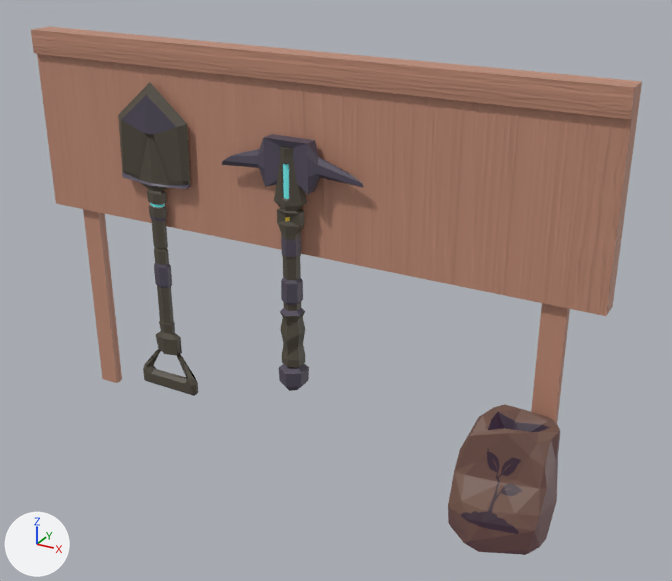
Before and after pictures for a commit that changed the glTF model assets/tools.glb.
Camera for both pictures: a camera (50 mm lens) standing at (12.67, 1.81, 5.18) and looking at (9.08, 8.32, 1.92). Lighting does not change. The marker at lower left points along +X, +Y and +Z. The picture after the commit comes second. Where no turn or scale is listed for an object, it has been applied to the vertices. Vertices at exactly the same position are counted once.

The first picture shows 'MiningPick', 'Seeds', 'Shovel', 'Tooltip'.
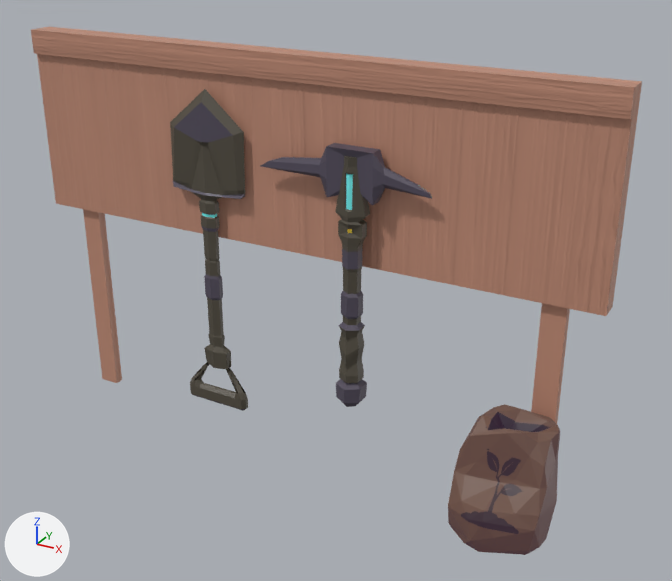
Commit message: enhance: center tools in toolbench

What differs and where, as boxes (x1, y1, x2, y2) in the pictures (672 x 581 px; the box of a moved part takes in the faces that stretch with it):
'Shovel', moved
    before: (118, 82, 198, 396)
    after: (170, 89, 248, 411)
'MiningPick', reshaped, moved (20% wider)
    before: (222, 134, 364, 391)
    after: (261, 143, 432, 407)
part 1 of me_cylinder_001, moved or reshaped
    before: (222, 149, 259, 168)
    after: (261, 157, 321, 177)

Patch to the scene script:
```diff
--- a/assets/tools.glb.py
+++ b/assets/tools.glb.py
@@ me_cylinder_001 @@
 # used by ob_miningpick; location = (8.659, 8.286, 1.941)
-me_cylinder_001.from_pydata(...)  # 298 vertices, 618 faces; spans x -0.7..0.7, y -0.14..0.14, z -1.07..1.28
+me_cylinder_001.from_pydata(...)  # 296 vertices, 614 faces; spans x -0.9..0.7, y -0.14..0.14, z -1.07..1.28
+# me_cylinder_001 part 1
+# 4 vertices are removed from x -0.7..-0.68, y -0.01..0.01, z 0.96..1.0
+# 13 faces are deleted
+# 4 vertices move from x -0.58..-0.45, y -0.01..0.01, z 1.06..1.11 to x -0.81..-0.67, y -0.01..0.01, z 1.06..1.11
+# 2 vertices are added at (-0.9, 0.01, 1.0), (-0.9, -0.01, 1.0)
+# 9 new faces join them
 me_cylinder_001.materials.append(mat_toolsmaterial)
@@ ob_miningpick @@
 ob_miningpick = bpy.data.objects.new('MiningPick', me_cylinder_001)
-ob_miningpick.location = (8.659, 8.286, 1.941)
+ob_miningpick.location = (9.261, 8.286, 1.941)
@@ ob_shovel @@
 ob_shovel = bpy.data.objects.new('Shovel', me_cylinder_003)
-ob_shovel.location = (7.163, 8.331, 1.916)
+ob_shovel.location = (7.764, 8.331, 1.916)
```
